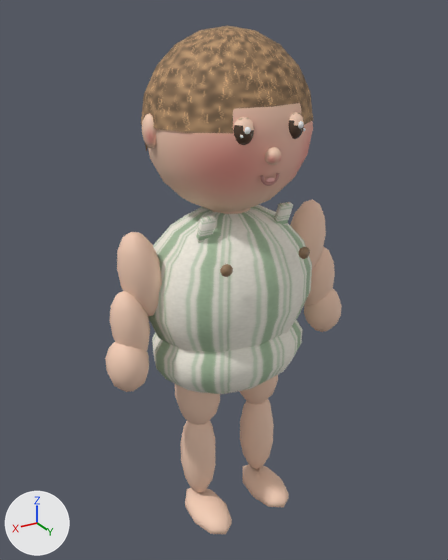
What one commit did to the glTF model assets/baby/grey.glb.
Both versions are drawn from a 50 mm camera at (0.421, 0.689, 0.742) aimed at (0.001, -0.011, 0.392). Lighting does not change. The marker at lower left points along +X, +Y and +Z. The picture after the commit comes second. Vertices at exactly the same position are counted once.

Script lines for the objects in view, before the commit:
```python
ob_baby = bpy.data.objects.new('Baby', me_sphere)
ob_baby.location = (0.0, 0.0, 0.0)
ob_eye_l = bpy.data.objects.new('Eye_L', me_sphere_020)
ob_eye_l.location = (-0.035, 0.086, 0.618)
ob_eye_r = bpy.data.objects.new('Eye_R', me_sphere_024)
ob_eye_r.location = (0.035, 0.086, 0.618)
```
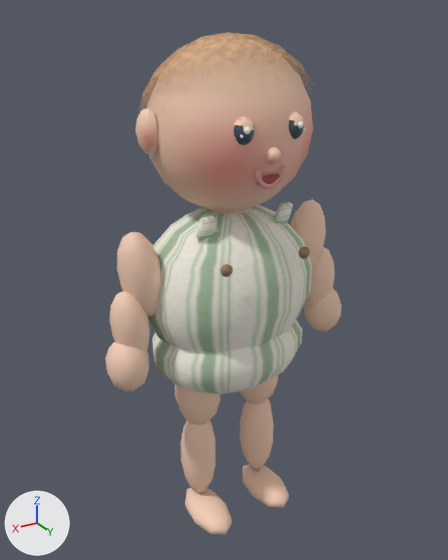
Commit message: Make Grey look more like the reference photo

Edits to the scene script, one JSON object a line:
```json
{"block": "mat_hair_blonde", "change": "nodes: BsdfPrincipled, OutputMaterial, TexImage"}
{"block": "mat_hair_blonde", "change": "nodes: BsdfPrincipled, Math, Mix, OutputMaterial, TexImage, VertexColor"}
{"op": "set", "path": "mat_eye_dark.base_color", "old": "(0.09, 0.05, 0.03)", "new": "(0.06, 0.09, 0.12)", "note": "brown #553f30 -> dark blue #455561"}
{"block": "me_sphere", "where": "# used by ob_baby; location = (0.0, 0.0, 0.0)"}
{"op": "remove", "block": "me_sphere", "code": "me_sphere.from_pydata(...)  # 1438 vertices, 2738 faces; spans x -0.192..0.192, y -0.107..0.109, z 0.006..0.728"}
{"op": "add", "block": "me_sphere", "code": "me_sphere.from_pydata(...)  # 1438 vertices, 2738 faces; spans x -0.192..0.192, y -0.104..0.112, z 0.006..0.721"}
{"block": "me_sphere", "change": "me_sphere part 1: the loose piece of 104 vertices spanning x -0.014..0.014, y 0.092..0.096, z 0.552..0.566 is multiplied about its middle by the matrix ((1.55, 0.0, 0.0), (0.0, 1.0, 0.326), (0.0, 0.0, 1.9)), then moved by (0.0, 0.0, 0.002)"}
{"block": "me_sphere", "change": "me_sphere part 2: the loose piece of 42 vertices spanning x -0.007..0.007, y 0.092..0.096, z 0.556..0.562 is multiplied about its middle by the matrix ((2.75, 0.0, 0.0), (0.0, 1.0, 0.795), (0.0, 0.0, 2.6)), then moved by (0.0, -0.001, 0.0)"}
{"block": "me_sphere", "change": "me_sphere part 3: 128 of 1438 vertices moved; they spanned x -0.117..0.117, y -0.107..0.099, z 0.584..0.728 and now span x -0.127..0.127, y -0.104..0.112, z 0.582..0.721; mean shift (0.0, 0.001, -0.001); largest move (0.0, 0.099, 0.618) -> (0.0, 0.112, 0.619)"}
{"block": "me_sphere", "change": "me_sphere part 4: vertex colours changed"}
```

Pixel boxes [x1, y1, x2, y2] of what changed, in the pictures (448 x 560 px; the box of a moved part takes in the faces that stretch with it):
```json
{"object": "Baby", "change": "recoloured, reshaped", "before": [105, 26, 342, 534], "after": [105, 32, 342, 534]}
{"object": "Eye_R", "change": "recoloured", "before": [233, 117, 254, 145], "after": [233, 117, 254, 145], "on screen": "brown to dark blue"}
{"object": "Eye_L", "change": "recoloured", "before": [288, 112, 305, 139], "after": [288, 112, 305, 139], "on screen": "brown to dark blue"}
{"part": 1, "of": "me_sphere", "change": "moved or reshaped", "before": [260, 173, 280, 186], "after": [256, 166, 286, 189]}
{"part": 2, "of": "me_sphere", "change": "moved or reshaped", "before": [266, 178, 275, 183], "after": [256, 174, 282, 185]}
{"part": 3, "of": "me_sphere", "change": "moved or reshaped", "before": [141, 26, 313, 151], "after": [135, 32, 299, 155]}
```
